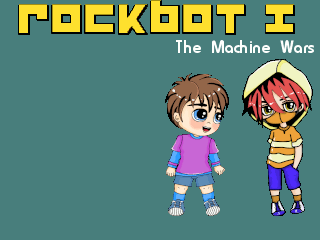
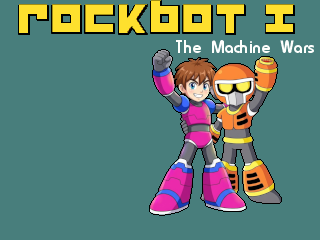
Layer changes from the first 320×240 image to the second:
added layer "cópia de rockbot_and_betabot_celebrating.jpeg" above "beta" over [149, 49, 282, 216]
hid "beta" over [235, 58, 313, 216]
renamed "Camada colada" to "rock chibi", hid it over [165, 73, 229, 216]